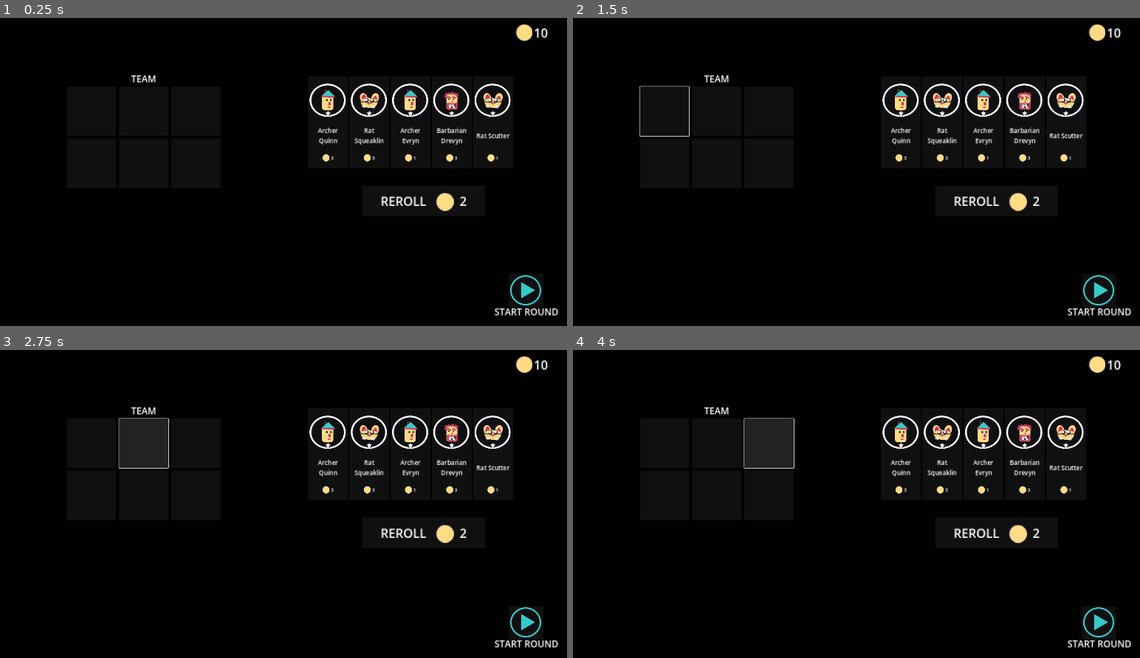
Above: before the commit, frames 1-4 (two rows, left to right).
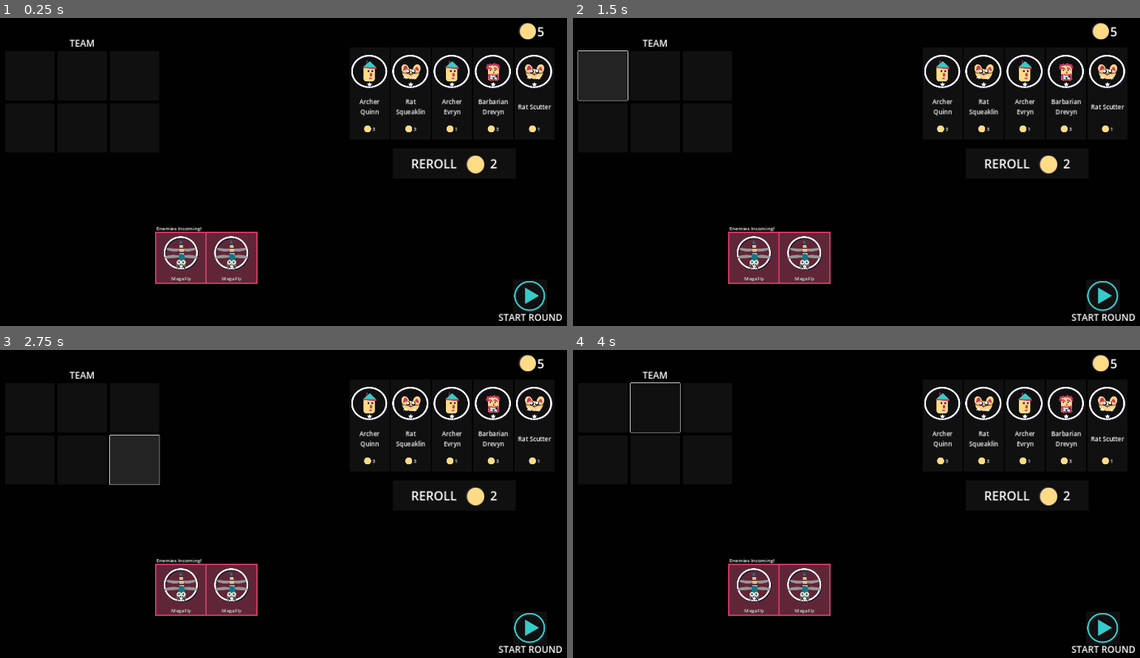
Above: after the commit, the same moments.

Repository: mathew-tran/mercmanager
Game: Godot game, scene res://Scenes/Main.tscn
The game is run twice, just before and just after one commit, with the same random seed, the same clock (stepped at 60 frames per second) and the same inputs.
Inputs (mouse positions are in pixels of both pictures, inside the frame that each line leads up to):
- Up to frame 1 (0.25 s): no input
- Up to frame 2 (1.5 s): click (663, 110) at 0.52 s; click (601, 76) at 1.27 s
- Up to frame 3 (2.75 s): click (141, 442) at 2.02 s
- Up to frame 4 (4 s): click (658, 408) at 2.77 s; click (771, 442) at 3.52 s

The runs differ from the first frame. In frame 1, 8.6% of the frame differs, in the area x 12-100%, y 1-99%; in frame 2, 10%; in frame 3, 9.2%; in frame 4, 10%, in the area x 10-100%, y 1-99%.

Commit message:
add ui to show next enemies to spawn

Diff:
--- /dev/null
+++ b/Prefabs/UI/EnemyMemberSlot.tscn
@@ -0,0 +1,84 @@
+[gd_scene load_steps=5 format=3 uid="uid://k0ccwbxctpp2"]
+
+[ext_resource type="Script" path="res://Scripts/Game/UI/EnemyMemberSlot.gd" id="1_txvev"]
+[ext_resource type="PackedScene" uid="uid://jg1gac10pqvt" path="res://Prefabs/Frame.tscn" id="2_s02p6"]
+[ext_resource type="Texture2D" uid="uid://c2a62auhmc77c" path="res://Art/Characters/Barbarian.png" id="3_wxf0s"]
+
+[sub_resource type="StyleBoxFlat" id="StyleBoxFlat_kuymr"]
+bg_color = Color(0.788235, 0.219608, 0.392157, 1)
+
+[node name="EnemyMemberSlot" type="Button"]
+custom_minimum_size = Vector2(160, 160)
+script = ExtResource("1_txvev")
+
+[node name="Frame" parent="." instance=ExtResource("2_s02p6")]
+layout_mode = 1
+anchors_preset = 8
+anchor_left = 0.5
+anchor_top = 0.5
+anchor_right = 0.5
+anchor_bottom = 0.5
+offset_left = -56.5
+offset_top = -70.5
+offset_right = 56.5
+offset_bottom = 40.5
+grow_horizontal = 2
+grow_vertical = 2
+
+[node name="Face" type="TextureRect" parent="."]
+layout_mode = 1
+anchors_preset = 8
+anchor_left = 0.5
+anchor_top = 0.5
+anchor_right = 0.5
+anchor_bottom = 0.5
+offset_left = -56.5
+offset_top = -66.0
+offset_right = 56.5
+offset_bottom = 46.0
+grow_horizontal = 2
+grow_vertical = 2
+texture = ExtResource("3_wxf0s")
+
+[node name="Label" type="Label" parent="."]
+custom_minimum_size = Vector2(150, 0)
+layout_mode = 1
+anchors_preset = 7
+anchor_left = 0.5
+anchor_top = 1.0
+anchor_right = 0.5
+anchor_bottom = 1.0
+offset_left = -75.0
+offset_top = -43.0
+offset_right = 75.0
+offset_bottom = -1.0
+grow_horizontal = 2
+grow_vertical = 0
+theme_override_colors/font_shadow_color = Color(0, 0, 0, 1)
+theme_override_constants/shadow_offset_x = 0
+theme_override_constants/shadow_offset_y = 0
+text = "asdasdasda"
+horizontal_alignment = 1
+vertical_alignment = 2
+autowrap_mode = 2
+
+[node name="Panel" type="Panel" parent="."]
+show_behind_parent = true
+custom_minimum_size = Vector2(170, 170)
+layout_mode = 1
+anchors_preset = 8
+anchor_left = 0.5
+anchor_top = 0.5
+anchor_right = 0.5
+anchor_bottom = 0.5
+offset_left = -85.0
+offset_top = -85.0
+offset_right = 85.0
+offset_bottom = 85.0
+grow_horizontal = 2
+grow_vertical = 2
+mouse_filter = 2
+theme_override_styles/panel = SubResource("StyleBoxFlat_kuymr")
+
+[connection signal="mouse_entered" from="." to="." method="_on_mouse_entered"]
+[connection signal="mouse_exited" from="." to="." method="_on_mouse_exited"]
--- a/Prefabs/UI/GameUI.tscn
+++ b/Prefabs/UI/GameUI.tscn
@@ -1,20 +1,10 @@
-[gd_scene load_steps=14 format=3 uid="uid://3l11qm3o02te"]
+[gd_scene load_steps=6 format=3 uid="uid://3l11qm3o02te"]
 
-[ext_resource type="PackedScene" uid="uid://8fedrthhcdfm" path="res://Prefabs/UI/TeamUI.tscn" id="1_0gone"]
 [ext_resource type="Script" path="res://Scripts/Game/UI/GameUI.gd" id="1_442ia"]
-[ext_resource type="Texture2D" uid="uid://wiqyhbyllo76" path="res://Art/UI/PlayButton.png" id="2_h8wha"]
-[ext_resource type="Script" path="res://Scripts/Game/Shop.gd" id="2_takq8"]
 [ext_resource type="Script" path="res://Scripts/Game/UI/TurnOrderUI.gd" id="2_ugwee"]
-[ext_resource type="Resource" uid="uid://c2c71rhjljceb" path="res://Scripts/Data/Shop/ShopSlotsData.tres" id="3_77xf5"]
-[ext_resource type="PackedScene" uid="uid://qu1ysjysh7mu" path="res://Prefabs/UI/PurchasePogButton.tscn" id="4_t5kl4"]
-[ext_resource type="Texture2D" uid="uid://e2c4066hnaa5" path="res://Art/Coin.png" id="5_k530y"]
-[ext_resource type="Script" path="res://Scripts/Game/UI/PlayerCoinText.gd" id="5_qh772"]
-[ext_resource type="PackedScene" uid="uid://dpta4ynfbanrn" path="res://Prefabs/UI/RerollButton.tscn" id="7_k3lwn"]
+[ext_resource type="PackedScene" uid="uid://dwvrek3fggrtu" path="res://Prefabs/UI/Shop.tscn" id="4_a20fc"]
 [ext_resource type="PackedScene" uid="uid://jyov1mr68amj" path="res://Prefabs/UI/CharacterInfoUI.tscn" id="8_kih8a"]
 [ext_resource type="PackedScene" uid="uid://cb532vhut7ovl" path="res://Prefabs/UI/CharacterTurnButton.tscn" id="11_8vyg3"]
-
-[sub_resource type="StyleBoxFlat" id="StyleBoxFlat_cnei0"]
-bg_color = Color(0.00453645, 0.00453645, 0.00453644, 1)
 
 [node name="GameUI" type="CanvasLayer"]
 script = ExtResource("1_442ia")
@@ -43,106 +33,11 @@
 [node name="Button6" parent="TurnOrderUI" instance=ExtResource("11_8vyg3")]
 layout_mode = 2
 
-[node name="Shop" type="Panel" parent="." groups=["Shop"]]
+[node name="Shop" parent="." instance=ExtResource("4_a20fc")]
 visible = false
-anchors_preset = 15
-anchor_right = 1.0
-anchor_bottom = 1.0
-grow_horizontal = 2
-grow_vertical = 2
-theme_override_styles/panel = SubResource("StyleBoxFlat_cnei0")
-script = ExtResource("2_takq8")
-ShopSlotDataRef = ExtResource("3_77xf5")
-
-[node name="Team" parent="Shop" groups=["PlayerTeam"] instance=ExtResource("1_0gone")]
-layout_mode = 0
-offset_left = 263.0
-offset_top = 213.0
-offset_right = 643.0
-offset_bottom = 639.0
-metadata/_edit_group_ = true
-
-[node name="Stock" type="HBoxContainer" parent="Shop"]
-layout_mode = 0
-offset_left = 1047.0
-offset_top = 226.0
-offset_right = 1445.0
-offset_bottom = 451.0
-metadata/_edit_group_ = true
-
-[node name="Button" parent="Shop/Stock" instance=ExtResource("4_t5kl4")]
-layout_mode = 2
-
-[node name="Button2" parent="Shop/Stock" instance=ExtResource("4_t5kl4")]
-layout_mode = 2
-
-[node name="Button3" parent="Shop/Stock" instance=ExtResource("4_t5kl4")]
-layout_mode = 2
-
-[node name="PlayerCoinText" type="HBoxContainer" parent="Shop"]
-layout_mode = 1
-anchors_preset = 1
-anchor_left = 1.0
-anchor_right = 1.0
-offset_left = -175.0
-offset_top = 55.0
-offset_right = -93.0
-offset_bottom = 110.0
-grow_horizontal = 0
-script = ExtResource("5_qh772")
-metadata/_edit_group_ = true
-
-[node name="TextureRect" type="TextureRect" parent="Shop/PlayerCoinText"]
-layout_mode = 2
-texture = ExtResource("5_k530y")
-expand_mode = 2
-stretch_mode = 4
-
-[node name="Label" type="Label" parent="Shop/PlayerCoinText"]
-layout_mode = 2
-theme_override_font_sizes/font_size = 40
-text = "6"
-
-[node name="RerollButton" parent="Shop" instance=ExtResource("7_k3lwn")]
-layout_mode = 0
-offset_left = 1223.0
-offset_top = 582.0
-offset_right = 1423.0
-offset_bottom = 632.0
-
-[node name="Button" type="Button" parent="Shop"]
-layout_mode = 0
-offset_left = 1700.0
-offset_top = 870.0
-offset_right = 1811.0
-offset_bottom = 979.0
-icon = ExtResource("2_h8wha")
-icon_alignment = 1
-metadata/_edit_group_ = true
-
-[node name="Label" type="Label" parent="Shop/Button"]
-custom_minimum_size = Vector2(300, 0)
-layout_mode = 1
-anchors_preset = 7
-anchor_left = 0.5
-anchor_top = 1.0
-anchor_right = 0.5
-anchor_bottom = 1.0
-offset_left = -148.5
-offset_top = -6.0
-offset_right = 151.5
-offset_bottom = 36.0
-grow_horizontal = 2
-grow_vertical = 0
-theme_override_font_sizes/font_size = 30
-text = "START ROUND"
-horizontal_alignment = 1
-vertical_alignment = 1
 
 [node name="CanvasLayer" type="CanvasLayer" parent="."]
 layer = 2
 
 [node name="CharacterStat" parent="CanvasLayer" instance=ExtResource("8_kih8a")]
 visible = false
-
-[connection signal="button_up" from="Shop/Button" to="." method="_on_button_button_up"]
--- /dev/null
+++ b/Prefabs/UI/Shop.tscn
@@ -0,0 +1,150 @@
+[gd_scene load_steps=12 format=3 uid="uid://dwvrek3fggrtu"]
+
+[ext_resource type="Script" path="res://Scripts/Game/Shop.gd" id="1_8pau5"]
+[ext_resource type="Resource" uid="uid://c2c71rhjljceb" path="res://Scripts/Data/Shop/ShopSlotsData.tres" id="2_hbmqd"]
+[ext_resource type="PackedScene" uid="uid://8fedrthhcdfm" path="res://Prefabs/UI/TeamUI.tscn" id="3_hnnyv"]
+[ext_resource type="PackedScene" uid="uid://qu1ysjysh7mu" path="res://Prefabs/UI/PurchasePogButton.tscn" id="4_pnguk"]
+[ext_resource type="Script" path="res://Scripts/Game/UI/PlayerCoinText.gd" id="5_t53ij"]
+[ext_resource type="Texture2D" uid="uid://e2c4066hnaa5" path="res://Art/Coin.png" id="6_s6a12"]
+[ext_resource type="PackedScene" uid="uid://dpta4ynfbanrn" path="res://Prefabs/UI/RerollButton.tscn" id="7_73r77"]
+[ext_resource type="Texture2D" uid="uid://wiqyhbyllo76" path="res://Art/UI/PlayButton.png" id="8_00g2y"]
+[ext_resource type="PackedScene" uid="uid://k0ccwbxctpp2" path="res://Prefabs/UI/EnemyMemberSlot.tscn" id="9_26aff"]
+[ext_resource type="Script" path="res://Scripts/Game/UI/EnemyList.gd" id="9_ughev"]
+
+[sub_resource type="StyleBoxFlat" id="StyleBoxFlat_cnei0"]
+bg_color = Color(0.00453645, 0.00453645, 0.00453644, 1)
+
+[node name="Shop" type="Panel" groups=["Shop"]]
+anchors_preset = 15
+anchor_right = 1.0
+anchor_bottom = 1.0
+grow_horizontal = 2
+grow_vertical = 2
+theme_override_styles/panel = SubResource("StyleBoxFlat_cnei0")
+script = ExtResource("1_8pau5")
+ShopSlotDataRef = ExtResource("2_hbmqd")
+
+[node name="Team" parent="." groups=["PlayerTeam"] instance=ExtResource("3_hnnyv")]
+layout_mode = 0
+offset_left = 63.0
+offset_top = 97.0
+offset_right = 563.0
+offset_bottom = 643.0
+metadata/_edit_group_ = true
+
+[node name="Stock" type="HBoxContainer" parent="."]
+layout_mode = 0
+offset_left = 1182.0
+offset_top = 132.0
+offset_right = 1848.0
+offset_bottom = 432.0
+alignment = 1
+metadata/_edit_group_ = true
+
+[node name="Button" parent="Stock" instance=ExtResource("4_pnguk")]
+layout_mode = 2
+
+[node name="Button2" parent="Stock" instance=ExtResource("4_pnguk")]
+layout_mode = 2
+
+[node name="Button4" parent="Stock" instance=ExtResource("4_pnguk")]
+layout_mode = 2
+
+[node name="Button5" parent="Stock" instance=ExtResource("4_pnguk")]
+layout_mode = 2
+
+[node name="Button3" parent="Stock" instance=ExtResource("4_pnguk")]
+layout_mode = 2
+
+[node name="PlayerCoinText" type="HBoxContainer" parent="."]
+layout_mode = 1
+anchors_preset = 1
+anchor_left = 1.0
+anchor_right = 1.0
+offset_left = -187.0
+offset_top = 51.0
+offset_right = -105.0
+offset_bottom = 106.0
+grow_horizontal = 0
+script = ExtResource("5_t53ij")
+metadata/_edit_group_ = true
+
+[node name="TextureRect" type="TextureRect" parent="PlayerCoinText"]
+layout_mode = 2
+texture = ExtResource("6_s6a12")
+expand_mode = 2
+stretch_mode = 4
+
+[node name="Label" type="Label" parent="PlayerCoinText"]
+layout_mode = 2
+theme_override_font_sizes/font_size = 40
+text = "6"
+
+[node name="RerollButton" parent="." instance=ExtResource("7_73r77")]
+layout_mode = 0
+offset_left = 1322.0
+offset_top = 460.0
+offset_right = 1722.0
+offset_bottom = 560.0
+
+[node name="Button" type="Button" parent="."]
+layout_mode = 0
+offset_left = 1713.0
+offset_top = 888.0
+offset_right = 1824.0
+offset_bottom = 997.0
+icon = ExtResource("8_00g2y")
+icon_alignment = 1
+metadata/_edit_group_ = true
+
+[node name="Label" type="Label" parent="Button"]
+custom_minimum_size = Vector2(300, 0)
+layout_mode = 1
+anchors_preset = 7
+anchor_left = 0.5
+anchor_top = 1.0
+anchor_right = 0.5
+anchor_bottom = 1.0
+offset_left = -148.5
+offset_top = -6.0
+offset_right = 151.5
+offset_bottom = 36.0
+grow_horizontal = 2
+grow_vertical = 0
+theme_override_font_sizes/font_size = 30
+text = "START ROUND"
+horizontal_alignment = 1
+vertical_alignment = 1
+
+[node name="EnemyList" type="Control" parent="."]
+anchors_preset = 0
+offset_left = 554.0
+offset_top = 709.0
+offset_right = 1223.0
+offset_bottom = 844.0
+script = ExtResource("9_ughev")
+metadata/_edit_group_ = true
+
+[node name="VBoxContainer" type="VBoxContainer" parent="EnemyList"]
+layout_mode = 0
+offset_right = 40.0
+offset_bottom = 40.0
+
+[node name="Label" type="Label" parent="EnemyList/VBoxContainer"]
+layout_mode = 2
+text = "Enemies Incoming!"
+
+[node name="HBoxContainer" type="HBoxContainer" parent="EnemyList/VBoxContainer"]
+layout_mode = 2
+
+[node name="EnemyMemberSlot" parent="EnemyList/VBoxContainer/HBoxContainer" instance=ExtResource("9_26aff")]
+layout_mode = 2
+
+[node name="EnemyMemberSlot2" parent="EnemyList/VBoxContainer/HBoxContainer" instance=ExtResource("9_26aff")]
+layout_mode = 2
+
+[node name="EnemyMemberSlot3" parent="EnemyList/VBoxContainer/HBoxContainer" instance=ExtResource("9_26aff")]
+layout_mode = 2
+
+[node name="EnemyMemberSlot4" parent="EnemyList/VBoxContainer/HBoxContainer" instance=ExtResource("9_26aff")]
+layout_mode = 2
--- a/Prefabs/UI/TeamUI.tscn
+++ b/Prefabs/UI/TeamUI.tscn
@@ -40,12 +40,3 @@
 
 [node name="TeamMemberSlot6" parent="GridContainer" instance=ExtResource("1_ijruc")]
 layout_mode = 2
-
-[node name="TeamMemberSlot7" parent="GridContainer" instance=ExtResource("1_ijruc")]
-layout_mode = 2
-
-[node name="TeamMemberSlot8" parent="GridContainer" instance=ExtResource("1_ijruc")]
-layout_mode = 2
-
-[node name="TeamMemberSlot9" parent="GridContainer" instance=ExtResource("1_ijruc")]
-layout_mode = 2
--- a/Scripts/Autoload/Helper.gd
+++ b/Scripts/Autoload/Helper.gd
@@ -94,6 +94,10 @@
 	var result = get_tree().get_nodes_in_group("EnemySpawner")
 	return result[0].GetUnits()
 
+func GetEnemySpawner():
+	var result = get_tree().get_nodes_in_group("EnemySpawner")
+	return result[0]
+
 func GetCharacterHolder():
 	var result = get_tree().get_nodes_in_group("CharacterHolder")
 	return result
--- a/Scripts/Game/EnemySpawner.gd
+++ b/Scripts/Game/EnemySpawner.gd
@@ -2,12 +2,18 @@
 
 var Index = 0
 var GroupList = []
+
+signal EnemySpawnerUpdate
 
 func _ready():
 	GroupList = Helper.GetAllFilePaths("res://Scripts/Data/DataType/EnemyGroup/")
 	Index = 0
 
 	print(GroupList[Index])
+	EnemySpawnerUpdate.emit()
 
 func GetUnits():
 	return load(GroupList[Index]).Characters
+
+func GetGroup():
+	return load(GroupList[Index])
--- a/Scripts/Game/Shop.gd
+++ b/Scripts/Game/Shop.gd
@@ -4,7 +4,7 @@
 
 @onready var Stock = $Stock
 
-var Money = 10
+var Money = 5
 
 @export var ShopSlotDataRef : ShopSlotsData
 
--- /dev/null
+++ b/Scripts/Game/UI/EnemyList.gd
@@ -0,0 +1,18 @@
+extends Control
+
+@onready var EnemyContainer = $VBoxContainer/HBoxContainer
+
+func _ready():
+	Helper.GetEnemySpawner().EnemySpawnerUpdate.connect(OnEnemySpawnerUpdate)
+
+func OnEnemySpawnerUpdate():
+	UpdateEnemyList(Helper.GetEnemySpawner().GetGroup())
+
+func UpdateEnemyList(enemyGroup : EnemyGroup):
+	for child in EnemyContainer.get_children():
+		child.queue_free()
+
+	for character in enemyGroup.Characters:
+		var instance = load("res://Prefabs/UI/EnemyMemberSlot.tscn").instantiate()
+		instance.Setup(character)
+		EnemyContainer.add_child(instance)
--- /dev/null
+++ b/Scripts/Game/UI/EnemyMemberSlot.gd
@@ -0,0 +1,29 @@
+extends Button
+
+var CharInfoRef : CharacterInfo
+
+func Setup(character : CharacterInfo):
+	$Frame.visible = false
+	if is_instance_valid(character):
+		CharInfoRef = character
+		$Face.texture = CharInfoRef.Face
+		$Label.text = CharInfoRef.GetFullName()
+
+		$Frame.UpdateRarity(CharInfoRef.Rarity)
+		$Frame.visible = true
+	else:
+		CharInfoRef = null
+		$Face.texture = null
+		$Label.text = ""
+
+
+
+func _on_mouse_entered():
+	if is_instance_valid(CharInfoRef):
+		Helper.GetCharInfoUI().UpdateInfo(CharInfoRef)
+	else:
+		Helper.GetCharInfoUI().HideInfo()
+
+
+func _on_mouse_exited():
+	Helper.GetCharInfoUI().HideInfo()
--- a/Scripts/Game/UI/TeamUI.gd
+++ b/Scripts/Game/UI/TeamUI.gd
@@ -24,9 +24,6 @@
 
 
 func UpdateTeam():
-
-
-
 	for x in range(0, len(TeamSlots.get_children())):
 		if x < len(Team) and is_instance_valid(Team[x]):
 			TeamSlots.get_child(x).Setup(Team[x], x)
